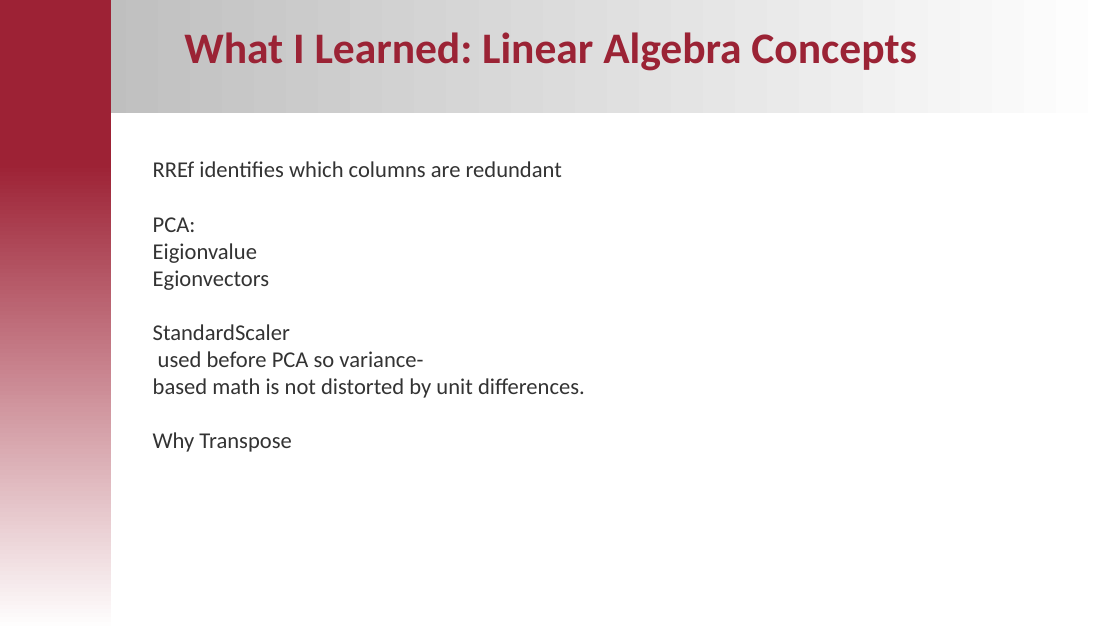
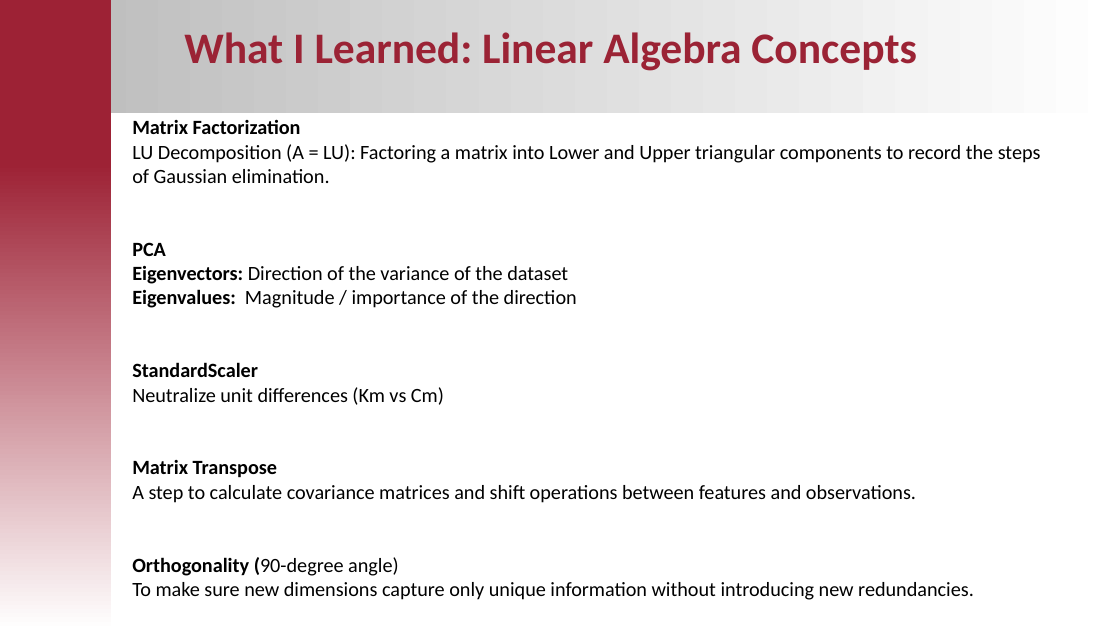
Before and after one commit to Ryanmsy/what-songs-should-restaurant-play, a slide deck: slide 4 of Sonic_Sommelier_Progress_Update.pptx. Drawn at 1120x630 pixels with LibreOffice and Linux fonts; fonts in the diff are those of the drawing; background and template pictures are left out. Boxes give left, top, right and bottom in pixels: in the first picture for what was removed or moved away, otherwise in the second. Text is boxed around its words. In the diff, an @@ line names an element or a change of style, - is before the commit and + after.

```diff
--- a/Sonic_Sommelier_Progress_Update.pptx
+++ b/Sonic_Sommelier_Progress_Update.pptx
@@ text "Matrix Factorization" moved from (x1=153, y1=161, x2=585, y2=452) to (x1=132, y1=119, x2=1041, y2=600) @@
@@ text at (x1=132, y1=119, x2=1041, y2=308): text changed; size 14.5 to 13 pt; text colour #333333 to #000000 @@
-RREf identifies which columns are redundant
-PCA:
-Eigionvalue
-Egionvectors
+Matrix Factorization
+LU Decomposition (A = LU): Factoring a matrix into Lower and Upper triangular components to record the steps of Gaussian elimination.
+PCA
+Eigenvectors: Direction of the variance of the dataset
+Eigenvalues: Magnitude / importance of the direction
@@ text at (x1=132, y1=387, x2=974, y2=600): text changed; size 14.5 to 13 pt; text colour #333333 to #000000 @@
-used before PCA so variance-
-based math is not distorted by unit differences.
-Why Transpose
+Neutralize unit differences (Km vs Cm)
+Matrix Transpose
+A step to calculate covariance matrices and shift operations between features and observations.
+Orthogonality (90-degree angle)
+To make sure new dimensions capture only unique information without introducing new redundancies.
@@ text at (x1=132, y1=362, x2=258, y2=377): size 14.5 to 13 pt, text colour #333333 to #000000, bold on in "StandardScaler" @@
```
Also in this commit, not shown: 5 other slides changed, 4 other files.
